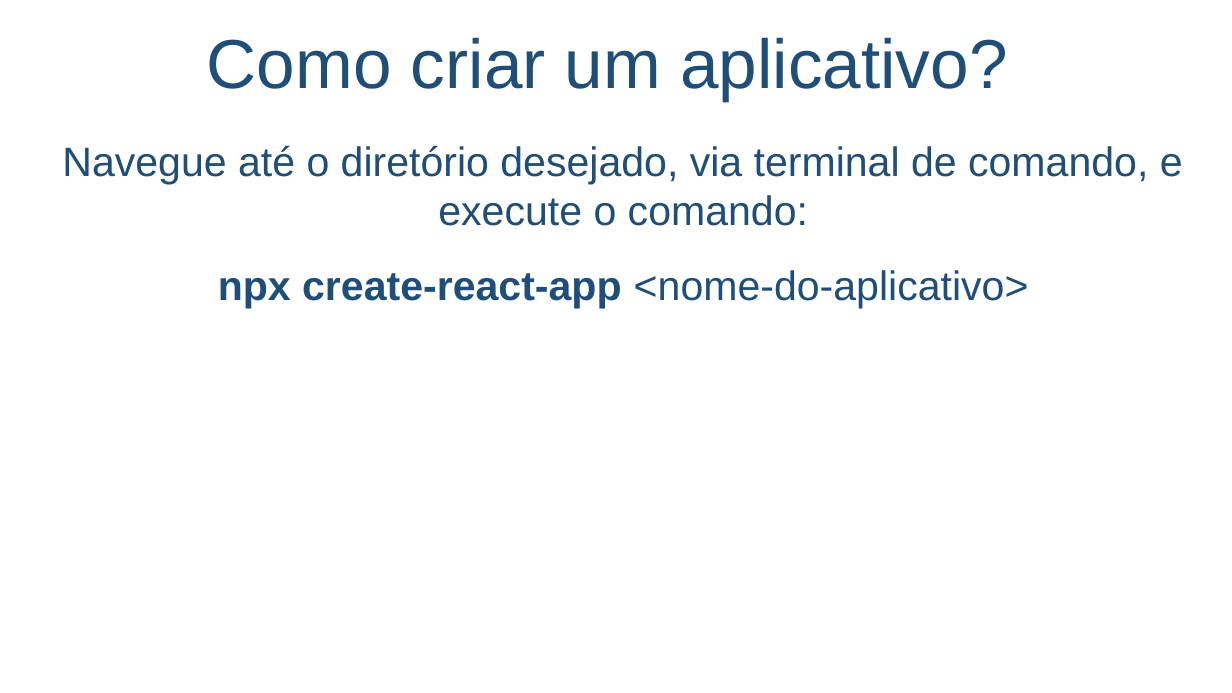
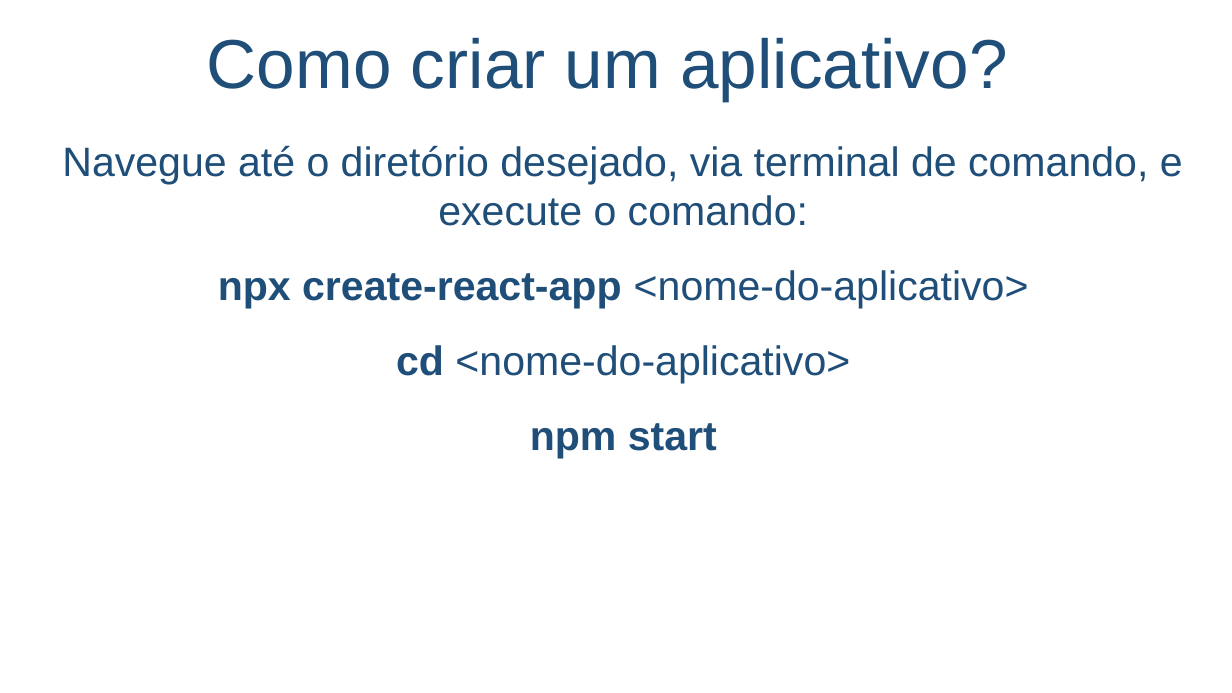
Before and after one commit to salmo-jr/public-slides, a slide deck: slide 6 of React.pptx. Drawn at 1232x693 pixels with LibreOffice and Linux fonts; fonts in the diff are those of the drawing; background and template pictures are left out. Boxes give left, top, right and bottom in pixels: in the first picture for what was removed or moved away, otherwise in the second. Text is boxed around its words. In the diff, an @@ line names an element or a change of style, - is before the commit and + after.

```diff
--- a/React.pptx
+++ b/React.pptx
@@ text at box(396, 345, 850, 458): paragraphs added @@
+cd <nome-do-aplicativo>
+npm start
```
Also in this commit, not shown: 2 other slides changed.
